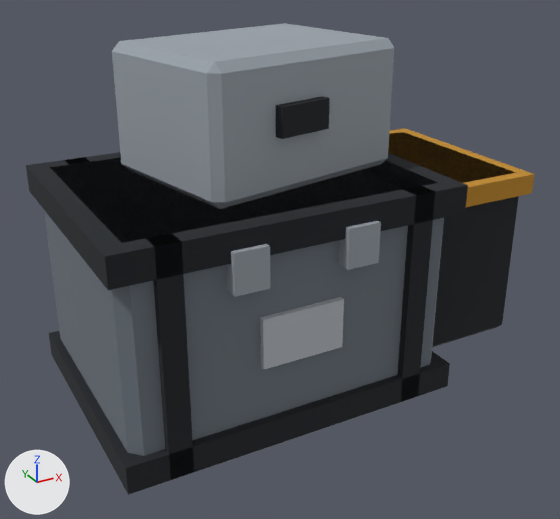
Before and after pictures for a commit that changed the FBX model Assets/_Project/Art/Environment/LabKit/Meshes/Crate_Stack.fbx.
Before and after are seen from a 50 mm lens placed at (-1.14, -2.37, 1.63), pointed at (0.16, -0.01, 0.45). The axes (+X, +Y, +Z) are drawn at lower left. The lights are the same throughout. The picture after the commit comes second.

Script lines for the objects in view, before the commit:
```python
me_crate_stack = bpy.data.meshes.new('Crate_Stack')
me_crate_stack.from_pydata(...)  # 144 vertices, 132 faces; spans x -0.63..1.17, y -0.5..0.57, z 0.0..1.25
# faces by material slot: [26, 56, 38, 6, 6]
me_crate_stack.materials.append(mat_lab_metal)  # grey #6e767f
me_crate_stack.materials.append(mat_lab_metaldark)  # black #1f2328
me_crate_stack.materials.append(mat_lab_steel)  # grey #9aa2aa
me_crate_stack.materials.append(mat_lab_marking)  # light grey #b9bec4
me_crate_stack.materials.append(mat_lab_hazard)  # orange #c08a2a
ob_crate_stack = bpy.data.objects.new('Crate_Stack', me_crate_stack)
ob_crate_stack.location = (0.0, 0.0, 0.0)
```
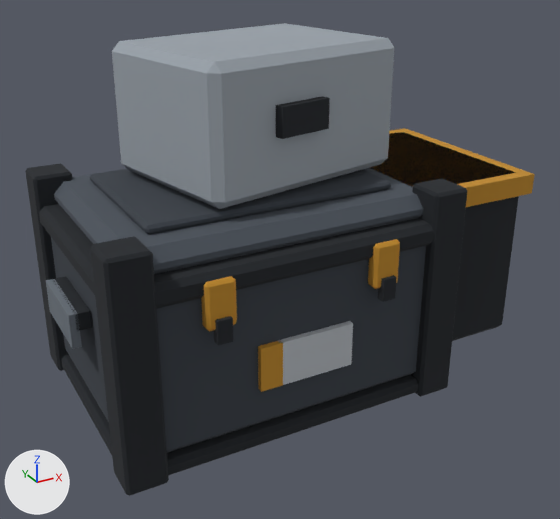
Changed parts and their boxes (x1, y1, x2, y2) in the pictures (560 x 519 px; the box of a moved part takes in the faces that stretch with it):
'Crate_Stack', reshaped
    before: (26, 23, 535, 495)
    after: (25, 23, 535, 496)
part 1 of me_crate_stack, added (black)
    after: (214, 316, 233, 346)
part 2 of me_crate_stack, added
    after: (378, 275, 396, 302)
part 3 of me_crate_stack, moved or reshaped
    before: (44, 157, 444, 456)
    after: (368, 239, 400, 289)
part 4 of me_crate_stack, added (black)
    after: (53, 276, 92, 330)
part 5 of me_crate_stack, added
    after: (46, 279, 82, 349)
part 6 of me_crate_stack, moved or reshaped
    before: (260, 297, 344, 369)
    after: (278, 321, 353, 385)
part 7 of me_crate_stack, added (orange)
    after: (258, 340, 283, 392)
part 8 of me_crate_stack, rebuilt
    before: (49, 331, 450, 495)
    after: (61, 354, 418, 475)
part 9 of me_crate_stack, rebuilt
    before: (26, 152, 468, 290)
    after: (54, 168, 423, 274)
part 10 of me_crate_stack, added
    after: (51, 237, 426, 453)
part 11 of me_crate_stack, added (black)
    after: (39, 204, 434, 309)
part 12 of me_crate_stack, added
    after: (90, 169, 391, 234)
part 13 of me_crate_stack, added (black)
    after: (90, 236, 169, 496)
part 14 of me_crate_stack, added (black)
    after: (25, 163, 73, 371)
part 15 of me_crate_stack, added (black)
    after: (410, 178, 467, 397)
part 16 of me_crate_stack, added (orange)
    after: (201, 276, 237, 331)
part 17 of me_crate_stack, deleted
    before: (339, 221, 381, 270)
part 18 of me_crate_stack, deleted
    before: (65, 158, 435, 480)

Edits to the bpy script that builds the scene:
```text
Change me_crate_stack:
    remove me_crate_stack.from_pydata(...)  # 144 vertices, 132 faces; spans x -0.63..1.17, y -0.5..0.57, z 0.0..1.25
    add me_crate_stack.from_pydata(...)  # 392 vertices, 398 faces; spans x -0.68..1.17, y -0.51..0.57, z -0.01..1.25
    me_crate_stack part 1: a new loose piece, a box spanning x -0.325..-0.275, y -0.515..-0.485, z 0.46..0.54, in mat_lab_metaldark (black #1f2328)
    me_crate_stack part 2: a new loose piece, a box spanning x 0.275..0.325, y -0.515..-0.485, z 0.46..0.54, in mat_lab_metaldark (black #1f2328)
    me_crate_stack part 3: the loose piece of 24 vertices spanning x -0.6..0.6, y -0.45..0.45, z 0.0..0.8 is scaled about its middle by (0.0758, 0.0437, 0.197), then moved by (0.3, -0.47, 0.18), in mat_lab_hazard (orange #c08a2a)
    me_crate_stack part 4: a new loose piece, a box spanning x -0.655..-0.605, y -0.15..0.15, z 0.42..0.48, in mat_lab_metaldark (black #1f2328)
    me_crate_stack part 5: a new loose piece, a box spanning x -0.675..-0.645, y -0.15..0.15, z 0.36..0.48, in mat_lab_metal (grey #6e767f)
    me_crate_stack part 6: the loose piece of 8 vertices spanning x -0.15..0.15, y -0.47..-0.45, z 0.3..0.48 is moved by (0.05, 0.0, -0.09)
    me_crate_stack part 7: a new loose piece, a box spanning x -0.16..-0.08, y -0.471..-0.451, z 0.22..0.38, in mat_lab_hazard (orange #c08a2a)
    me_crate_stack part 8: the loose piece of 8 vertices spanning x -0.63..0.63, y -0.48..0.48, z 0.0..0.1 is rebuilt with 24 vertices and now spans x -0.62..0.62, y -0.47..0.47, z 0.0..0.06
    me_crate_stack part 9: the loose piece of 8 vertices spanning x -0.63..0.63, y -0.48..0.48, z 0.7..0.8 is rebuilt with 24 vertices and now spans x -0.57..0.57, y -0.42..0.42, z 0.66..0.76, in mat_lab_wall (greyish blue #4c535c)
    me_crate_stack part 10: a new loose piece of 24 vertices spanning x -0.6..0.6, y -0.45..0.45, z 0.04..0.66, in mat_lab_gunmetal (dark grey #3a4048)
    me_crate_stack part 11: a new loose piece of 24 vertices spanning x -0.63..0.63, y -0.48..0.48, z 0.6..0.68, in mat_lab_metaldark (black #1f2328)
    me_crate_stack part 12: a new loose piece of 24 vertices spanning x -0.45..0.45, y -0.3..0.3, z 0.76..0.79, in mat_lab_gunmetal (dark grey #3a4048)
    me_crate_stack part 13: a new loose piece of 24 vertices spanning x -0.63..-0.5, y -0.48..-0.34, z -0.01..0.79, in mat_lab_metaldark (black #1f2328)
    me_crate_stack part 14: a new loose piece of 24 vertices spanning x -0.63..-0.5, y 0.34..0.48, z -0.01..0.79, in mat_lab_metaldark (black #1f2328)
    me_crate_stack part 15: a new loose piece of 24 vertices spanning x 0.5..0.63, y -0.48..-0.34, z -0.01..0.79, in mat_lab_metaldark (black #1f2328)
    me_crate_stack part 16: a new loose piece of 24 vertices spanning x -0.35..-0.25, y -0.5..-0.45, z 0.5..0.66, in mat_lab_hazard (orange #c08a2a)
    me_crate_stack part 17: the loose piece of 8 vertices spanning x 0.14..0.26, y -0.5..-0.44, z 0.6..0.74 is deleted
    me_crate_stack part 18: 24 vertices removed from x -0.49..0.49, y -0.5..0.48, z 0.0..0.8
    other edits to the shape of me_crate_stack do not show in these pictures
    add me_crate_stack.materials.append(mat_lab_gunmetal)  # dark grey #3a4048
    add me_crate_stack.materials.append(mat_lab_wall)  # greyish blue #4c535c
```
